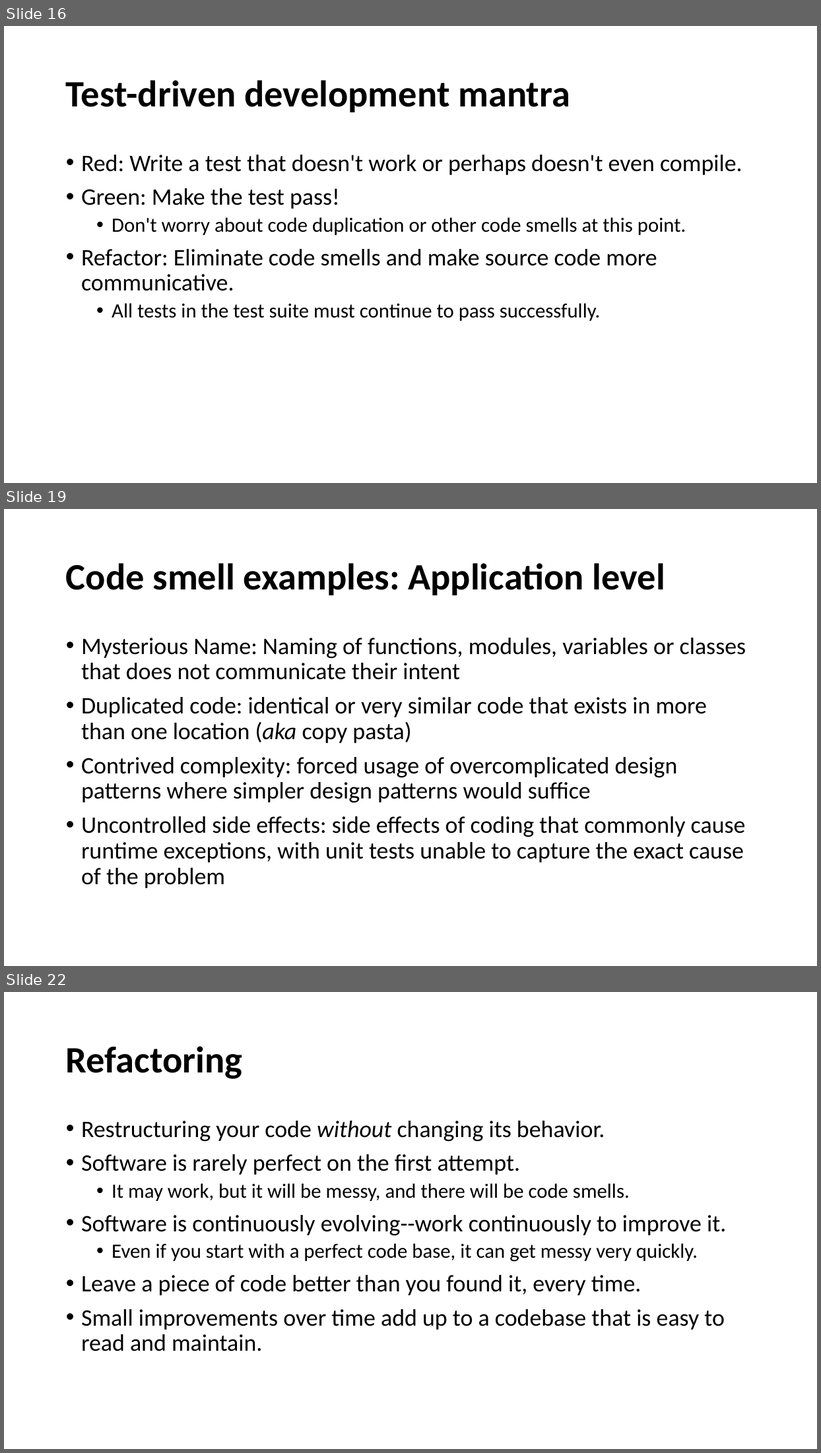
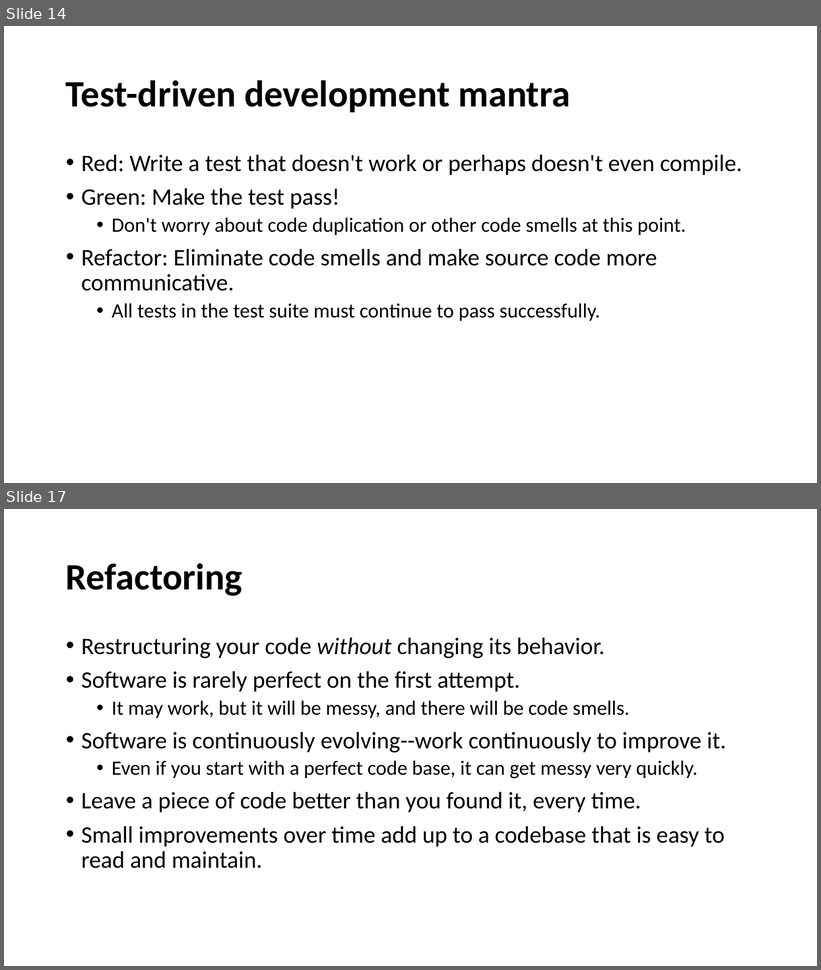
Before and after one commit to cebartling/test-driven, a slide deck: presentations/Introduction to Test-Driven Development.pptx. Shown one above the other, each under a label of ours: slides 16, 19 and 22 before the commit, slides 14 and 17 after it; the slides between them are not shown. The pictures are 821x1453 and 821x970 pixels, drawn with LibreOffice and Linux fonts; fonts in the diff are those of the drawing. Boxes give left, top, right and bottom in pixels: in the first picture for what was removed or moved away, otherwise in the second. Text is boxed around its words. In the diff, an @@ line names an element or a change of style, - is before the commit and + after.

```diff
--- a/presentations/Introduction to Test-Driven Development.pptx
+++ b/presentations/Introduction to Test-Driven Development.pptx
@@ slide 19 removed at [4, 509, 817, 966], background #FFFFFF @@
@@ title removed at [66, 563, 665, 595] @@
-Code smell examples: Application level
@@ text removed at [81, 638, 746, 889] @@
-• Mysterious Name: Naming of functions, modules, variables or classes that does not communicate their intent
-• Duplicated code: identical or very similar code that exists in more than one location (aka copy pasta)
-• Contrived complexity: forced usage of overcomplicated design patterns where simpler design patterns would suffice
-• Uncontrolled side effects: side effects of coding that commonly cause runtime exceptions, with unit tests unable to capture the exact cause of the problem
@@ what was slide 16 is now slide 14 @@
@@ what was slide 22 is now slide 17 @@
```
Also in this commit, not shown: 6 slides changed, 1 slide added, 9 other slides removed, 1 other file.
